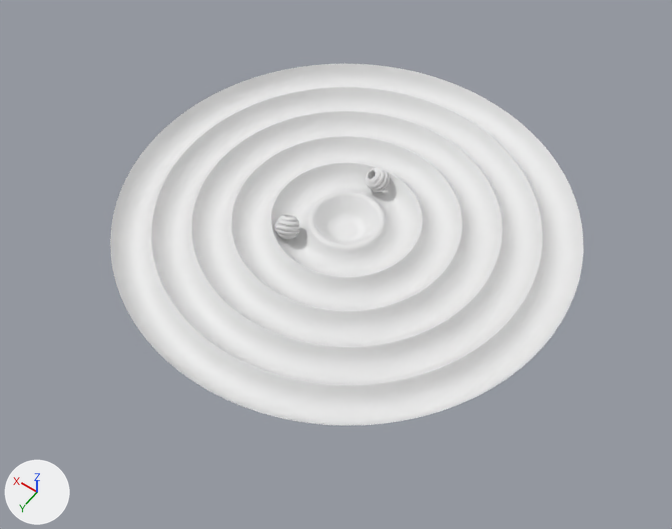
Two versions of the Blender file Kinetic Animation.blend, one commit apart.
One viewpoint serves both versions: a camera (50 mm lens) standing at (-11.89, 17.27, 24.88) and looking at (-0.44, 1.24, -0.32). Lighting does not change. The marker at lower left points along +X, +Y and +Z.
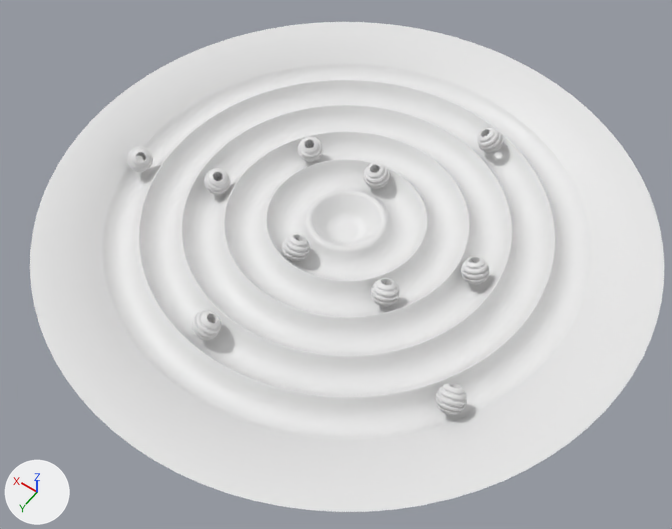
Location of each change, [x1, y1, x2, y2] in pixels of the pictures (672 x 529 px):
'Circle', reshaped, rescaled (34% wider, 35% taller): before [110, 64, 583, 426]; after [30, 22, 664, 512]
'Sphere.001', moved, turned, rescaled: before [275, 215, 300, 240]; after [127, 146, 153, 172]
'Sphere.02', added: after [435, 383, 467, 415]
'Sphere.002', added: after [191, 311, 221, 340]
'Sphere.004', added: after [371, 278, 400, 307]
'Sphere.007', added: after [461, 257, 489, 285]
'Sphere.008', added: after [204, 168, 230, 194]
'Sphere.006', added: after [364, 163, 389, 189]
'Sphere.009', added: after [477, 128, 503, 153]
'Sphere.003', added: after [298, 137, 323, 162]

The edits, one by one:
me_circle_001 is used by ob_circle; location (0.0, 0.0, 0.73).
me_circle_001 had 14110 vertices, 14026 faces and spanned x -8.0..8.0, y -8.0..8.0, z -0.7..0.0.
me_circle_001 now has 14110 vertices, 14026 faces and spans x -10.0..10.0, y -10.0..10.0, z -0.7..0.0.
me_circle_001 part 1: 85 of the vertices in x -8.0..8.0, y -8.0..8.0, z 0.0 are scaled about their middle by (1.25, 1.25, 1).
Object 'Circle' (ob_circle) is rescaled from (1.0, 1.0, 1.0) to (1.06, 1.06, 1.06).
Object 'Sphere.001' (ob_sphere_001) moves from (1.37, 1.54, 0.71) to (7.51, 2.19, 0.9).
Object 'Sphere.001' (ob_sphere_001) turns from (12, 36, -44) to (39, 3.5, -120) degrees about x, y and z.
Object 'Sphere.001' (ob_sphere_001) is rescaled from (0.435, 0.435, 0.435) to (0.461, 0.461, 0.461).
Object 'Sphere.02' (ob_sphere_02) is new; it shows a copy of the mesh of ob_sphere_001.
Its location is (-6.64, 4.12, 0.9).
Its rotation in degrees is (39, 3.5, 12).
Its scale is (0.461, 0.461, 0.461).
It gains a BEVEL modifier named 'Bevel'.
Modifier setting: segments = 6.
Object 'Sphere.002' (ob_sphere_002) is new; it shows a copy of the mesh of ob_sphere_001.
Its location is (0.92, 6.29, 0.85).
Its rotation in degrees is (33, 3.5, -55).
Its scale is (0.461, 0.461, 0.461).
It gains a BEVEL modifier named 'Bevel'.
Modifier setting: segments = 6.
Object 'Sphere.009' (ob_sphere_009) is new; it shows a copy of the mesh of ob_sphere_001.
Its location is (-2.2, -5.96, 0.85).
Its rotation in degrees is (33, 3.5, 113).
Its scale is (0.461, 0.461, 0.461).
It gains a BEVEL modifier named 'Bevel'.
Modifier setting: segments = 6.
Object 'Sphere.007' (ob_sphere_007) is new; it shows a copy of the mesh of ob_sphere_001.
Its location is (-4.79, -0.48, 0.8).
Its rotation in degrees is (21, 3.5, 49).
Its scale is (0.461, 0.461, 0.461).
It gains a BEVEL modifier named 'Bevel'.
Modifier setting: segments = 6.
Object 'Sphere.008' (ob_sphere_008) is new; it shows a copy of the mesh of ob_sphere_001.
Its location is (4.61, 1.36, 0.8).
Its rotation in degrees is (21, 3.5, -120).
Its scale is (0.461, 0.461, 0.461).
It gains a BEVEL modifier named 'Bevel'.
Modifier setting: segments = 6.
Object 'Sphere.004' (ob_sphere_004) is new; it shows a copy of the mesh of ob_sphere_001.
Its location is (-2.87, 1.93, 0.76).
Its rotation in degrees is (18, 3.5, 9.4).
Its scale is (0.461, 0.461, 0.461).
It gains a BEVEL modifier named 'Bevel'.
Modifier setting: segments = 6.
Object 'Sphere.003' (ob_sphere_003) is new; it shows a copy of the mesh of ob_sphere_001.
Its location is (2.92, -1.86, 0.76).
Its rotation in degrees is (18, 3.5, -169).
Its scale is (0.461, 0.461, 0.461).
It gains a BEVEL modifier named 'Bevel'.
Modifier setting: segments = 6.
Object 'Sphere.006' (ob_sphere_006) is new; it shows a copy of the mesh of ob_sphere_001.
Its location is (0.24, -2.17, 0.75).
Its rotation in degrees is (12, 3.5, 140).
Its scale is (0.461, 0.461, 0.461).
It gains a BEVEL modifier named 'Bevel'.
Modifier setting: segments = 6.
